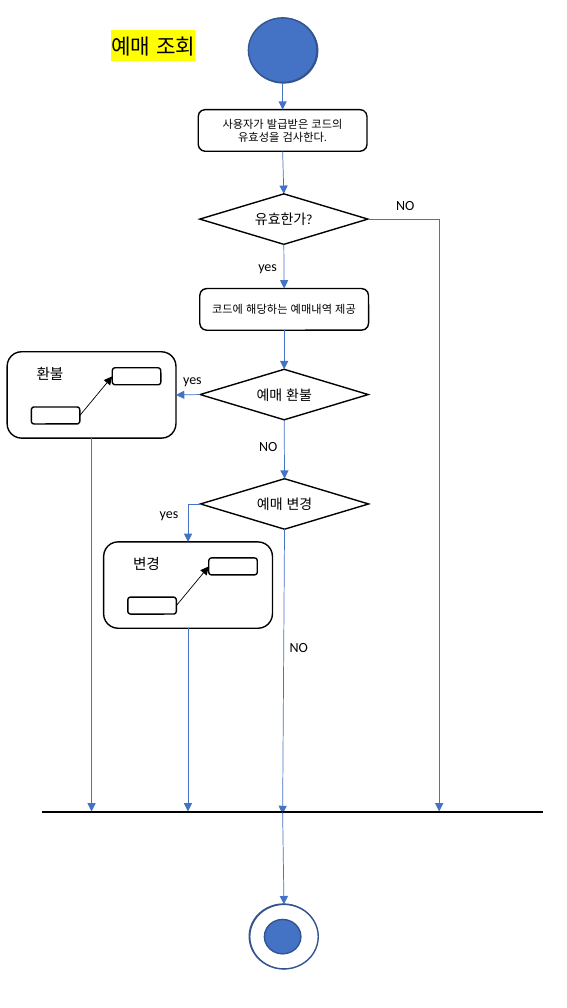
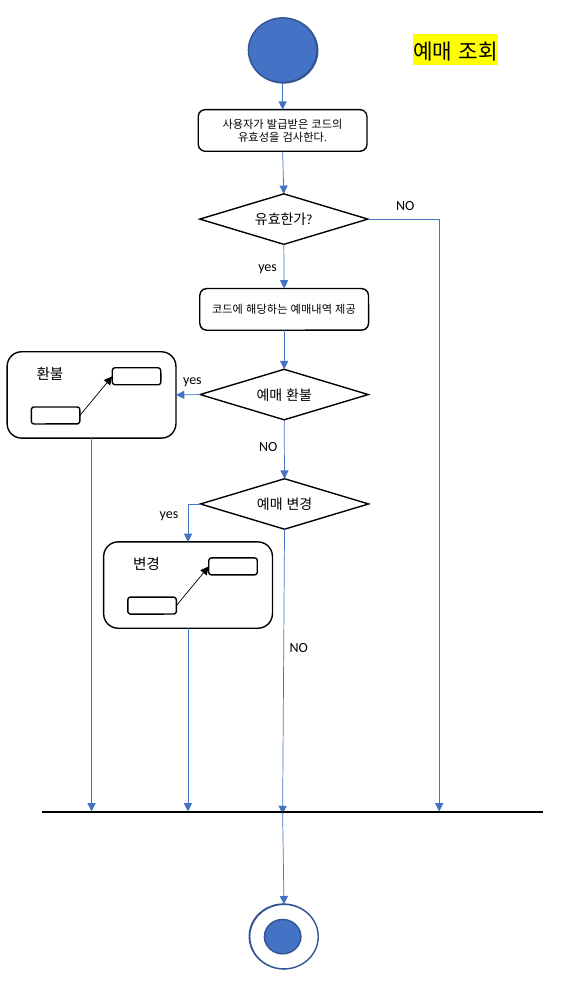
Before and after one commit to deodeok/moba, a slide deck: slide 7 of 소공 설계서/액티비티 다이어그램.pptx. Drawn at 567x1008 pixels with LibreOffice and Linux fonts; fonts in the diff are those of the drawing. Boxes give left, top, right and bottom in pixels: in the first picture for what was removed or moved away, otherwise in the second. Text is boxed around its words. In the diff, an @@ line names an element or a change of style, - is before the commit and + after.

```diff
--- a/소공 설계서/액티비티 다이어그램.pptx
+++ b/소공 설계서/액티비티 다이어그램.pptx
@@ text "예매 조회": place and size @@
-text "예매 조회" at [111,36,195,56]
+text "예매 조회" at [413,41,498,61]
```
Also in this commit, not shown: 6 other slides changed, 2 other files.
